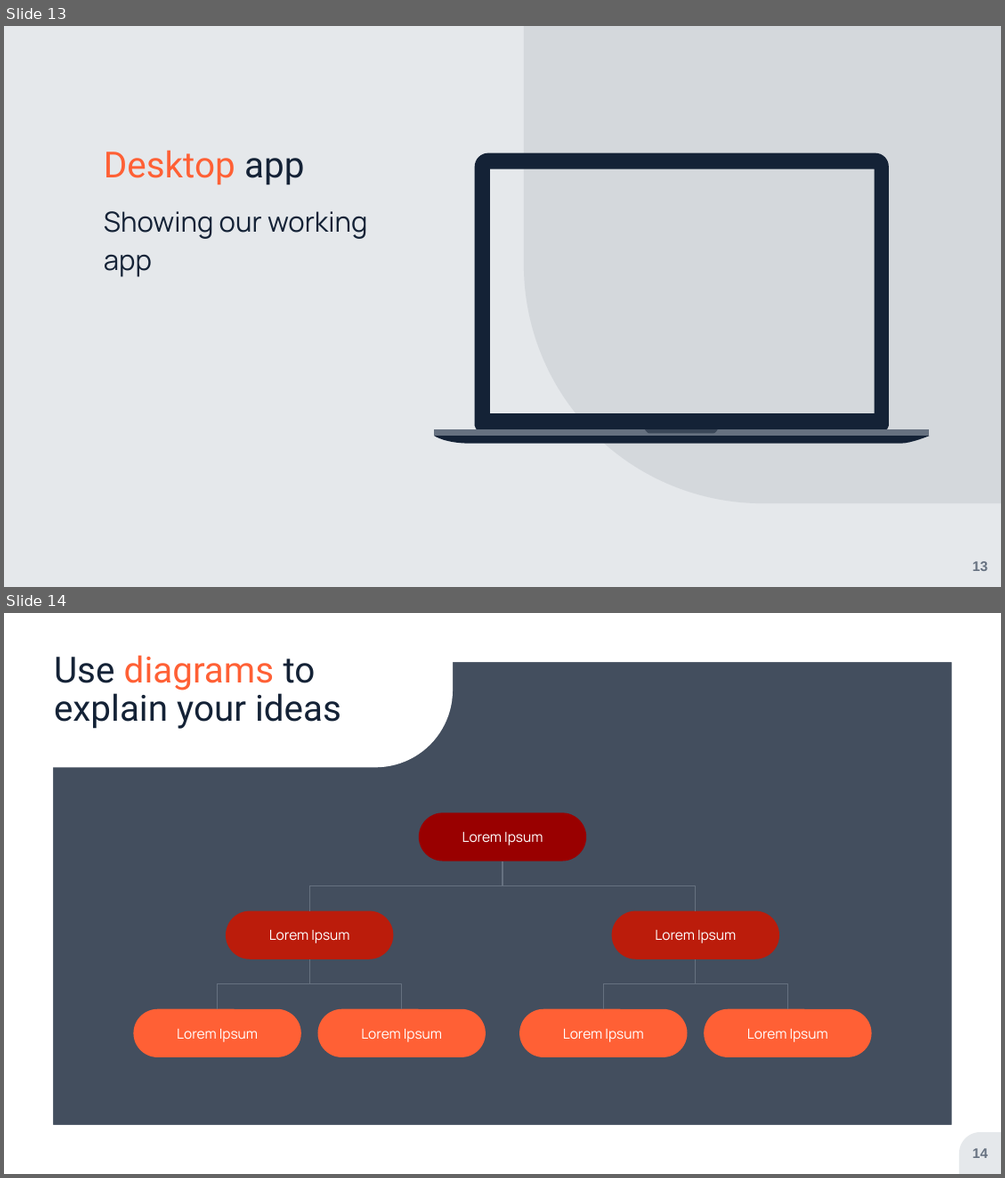
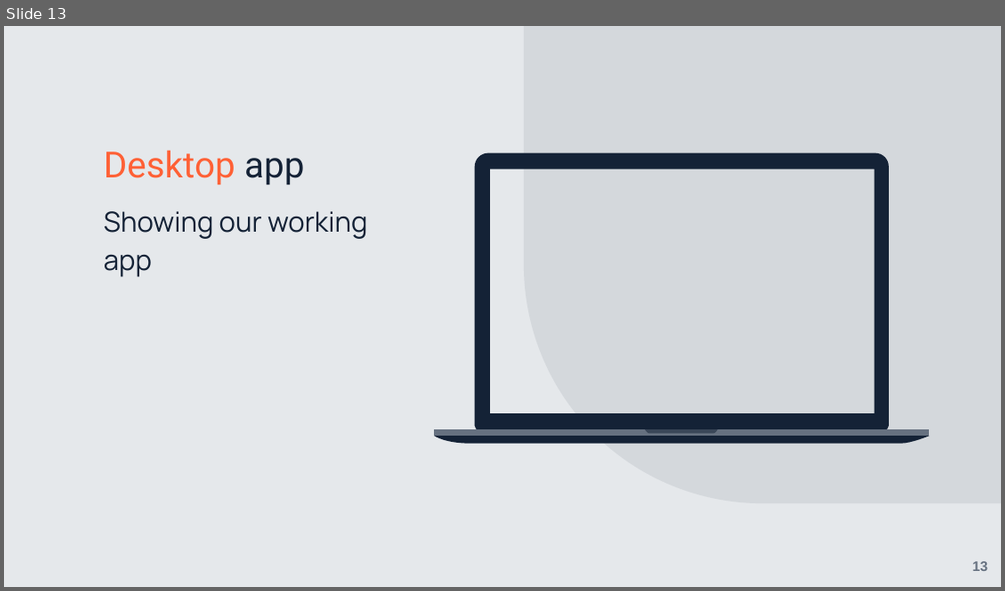
Before and after one commit to jmitterh/Project_3_Potential_Marketing, a slide deck: Data-Estate Presentation.pptx. Shown one above the other, each under a label of ours: slides 13 and 14 before the commit, slide 13 after it. The pictures are 1005x1178 and 1005x591 pixels, drawn with LibreOffice and Linux fonts; fonts in the diff are those of the drawing; background and template pictures are left out. Boxes give left, top, right and bottom in pixels: in the first picture for what was removed or moved away, otherwise in the second. Text is boxed around its words. In the diff, an @@ line names an element or a change of style, - is before the commit and + after.

```diff
--- a/Data-Estate Presentation.pptx
+++ b/Data-Estate Presentation.pptx
@@ slide 14 removed at box(4, 613, 1001, 1174), background picture (left out); not listed: 1 template element that a slide beside it also shows @@
@@ rectangle removed at box(4, 613, 1001, 1173) @@
@@ frame removed at box(4, 613, 1001, 1173) @@
@@ round rect removed at box(4, 613, 453, 768) @@
@@ title removed at box(54, 655, 341, 729) @@
-Use diagrams to explain your ideas
@@ rounded rectangle removed at box(419, 812, 586, 860) @@
-Lorem Ipsum
@@ elbow line removed from (309, 911) to (502, 861) @@
@@ elbow line removed from (502, 861) to (696, 911) @@
@@ rounded rectangle removed at box(226, 911, 393, 959) @@
-Lorem Ipsum
@@ rounded rectangle removed at box(611, 911, 778, 959) @@
-Lorem Ipsum
@@ elbow line removed from (218, 1009) to (309, 959) @@
@@ elbow line removed from (309, 959) to (402, 1009) @@
@@ elbow line removed from (603, 1009) to (696, 959) @@
@@ elbow line removed from (696, 959) to (787, 1009) @@
@@ rounded rectangle removed at box(134, 1009, 301, 1056) @@
-Lorem Ipsum
@@ rounded rectangle removed at box(318, 1009, 485, 1056) @@
-Lorem Ipsum
@@ rounded rectangle removed at box(519, 1009, 687, 1056) @@
-Lorem Ipsum
@@ rounded rectangle removed at box(704, 1009, 871, 1056) @@
-Lorem Ipsum
@@ page number removed at box(972, 1148, 987, 1158) @@
-14
```
Also in this commit, not shown: 1 slide changed, 5 other slides removed, 6 other files.
